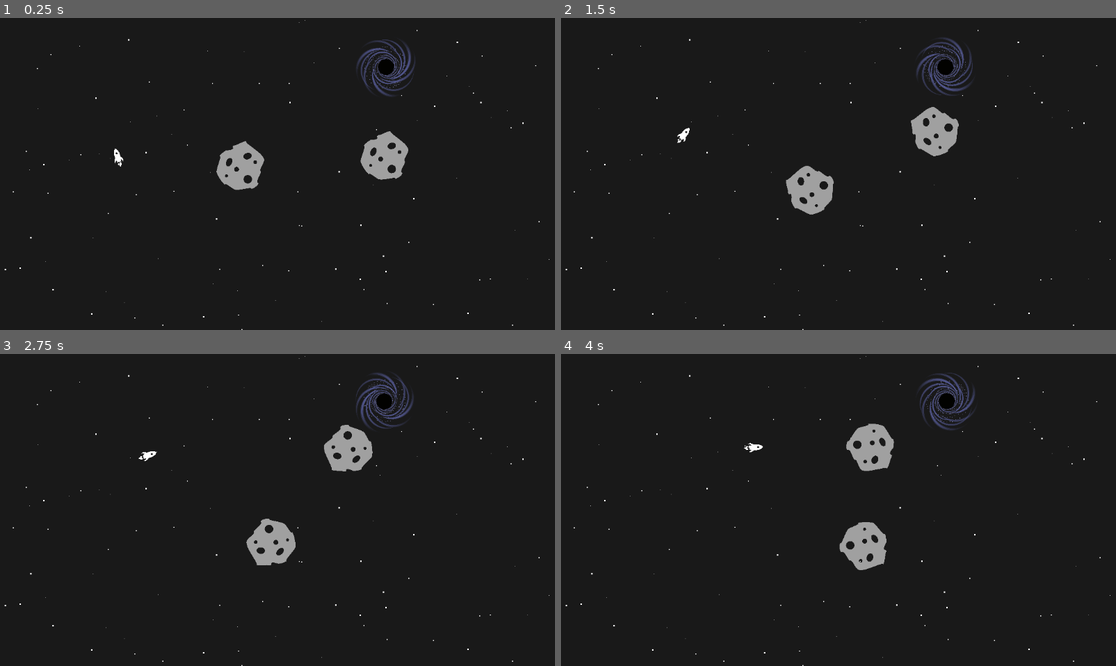
Above: before the commit, frames 1-4 (two rows, left to right).
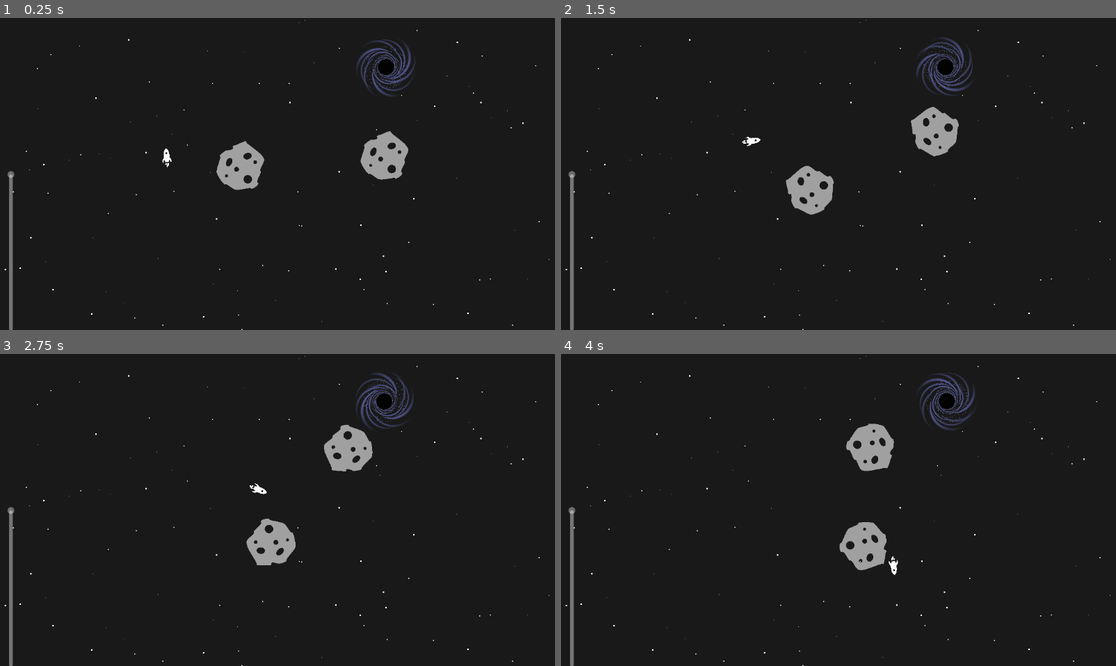
Above: after the commit, the same moments.

Repository: SuvegesMarton/aimtheship
Game: Godot game, scene res://scenes/level_manager.tscn
The game is run twice, just before and just after one commit, with the same random seed, the same clock (stepped at 60 frames per second) and the same inputs.
Inputs:
- Up to frame 1 (0.25 s): no input
- Up to frame 2 (1.5 s): no input
- Up to frame 3 (2.75 s): no input
- Up to frame 4 (4 s): no input

The runs differ from the first frame. In frame 1, 0.5% of the frame differs, in the area x 1-31%, y 41-100%; in frame 2, 0.5%, in the area x 1-36%, y 35-100%; in frame 3, 0.5%; in frame 4, 0.5%.

Commit message:
added speed slider

Diff:
--- a/resources/levels/levelTest.cfg
+++ b/resources/levels/levelTest.cfg
@@ -2,7 +2,7 @@
 G=6.67e-2
 dist_coeff=2
 [rocket]
-pos=Vector2(250, 300)
+pos=Vector2(350, 300)
 vel=Vector2(-20, -40)
 weight=100
 [mt1]
--- a/scenes/level_start_ui.tscn
+++ b/scenes/level_start_ui.tscn
@@ -1,3 +1,12 @@
 [gd_scene format=3 uid="uid://bbg7wa0rpp545"]
 
 [node name="levelStartUI" type="Node2D"]
+
+[node name="VSlider" type="VSlider" parent="."]
+offset_left = 1.0
+offset_top = 1.0
+offset_right = 47.0
+offset_bottom = 649.0
+value = 50.0
+editable = false
+ticks_on_borders = true
